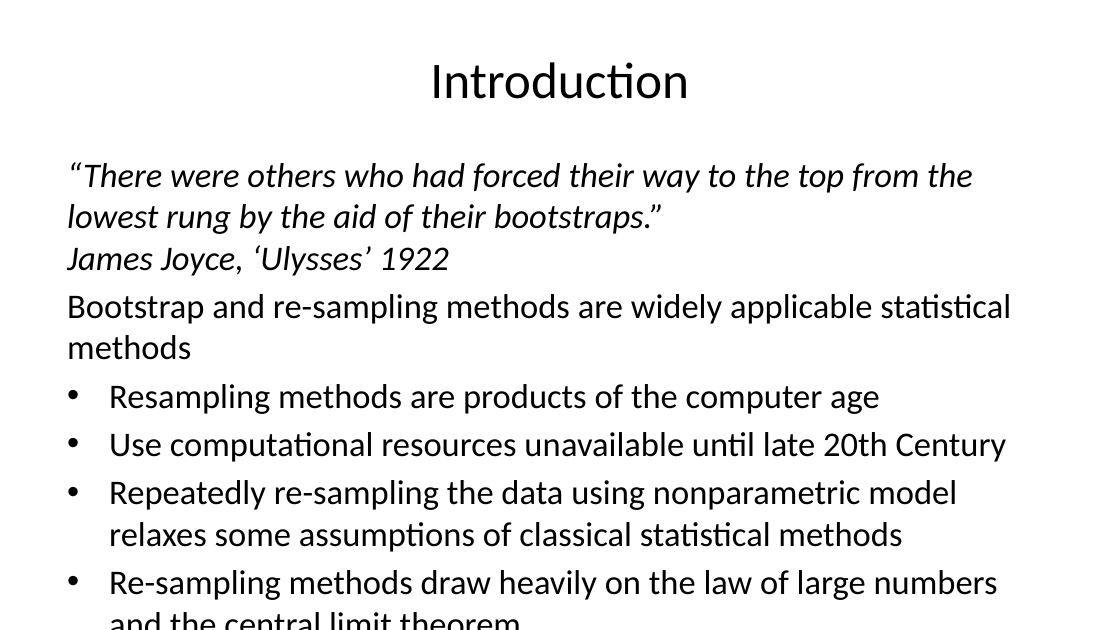
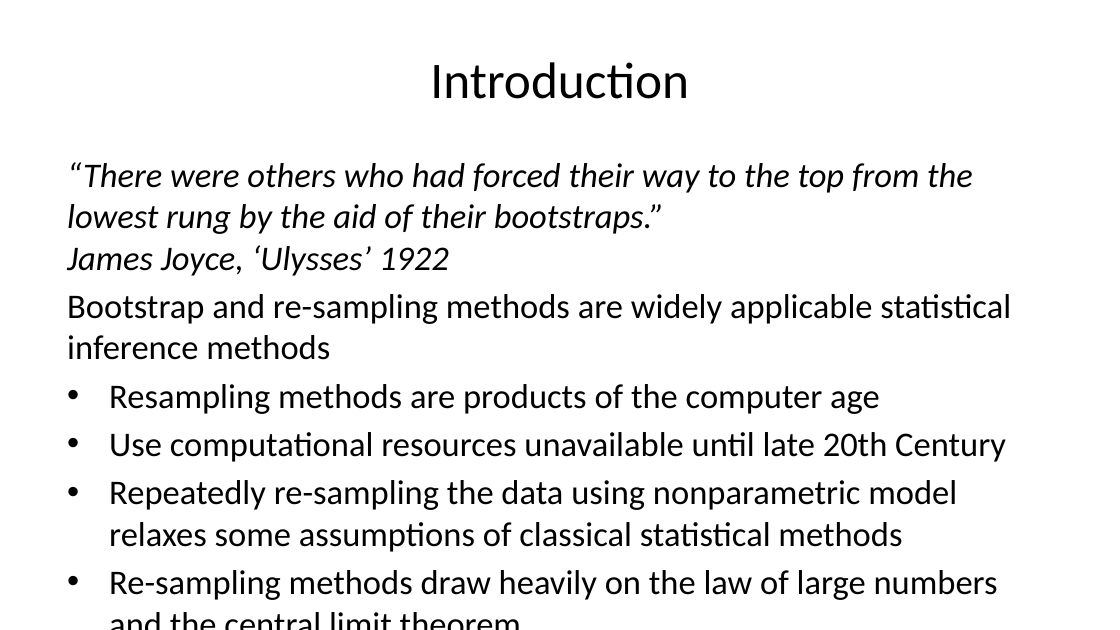
Before and after one commit to StephenElston/CSCI-E-83, a slide deck: slide 2 of LectureSlides/06b_IntroductionToBootstrap.pptx. Drawn at 1120x630 pixels with LibreOffice and Linux fonts; fonts in the diff are those of the drawing. Boxes give left, top, right and bottom in pixels: in the first picture for what was removed or moved away, otherwise in the second. Text is boxed around its words. In the diff, an @@ line names an element or a change of style, - is before the commit and + after.

Commit message:
Improved text on slides, added figure for bootstrap CIs

```diff
--- a/LectureSlides/06b_IntroductionToBootstrap.pptx
+++ b/LectureSlides/06b_IntroductionToBootstrap.pptx
@@ text at [67,294,1011,360]: text changed @@
-Bootstrap and re-sampling methods are widely applicable statistical methods
+Bootstrap and re-sampling methods are widely applicable statistical inference methods
```
Also in this commit, not shown: 4 other slides changed, 5 slides added.
